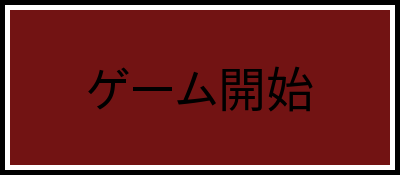
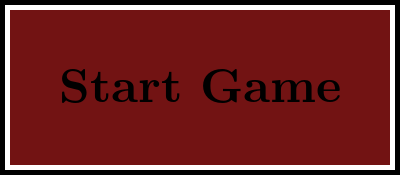
Layers edited between the first and the second (400, 175) image:
renamed "ゲーム開始" to "Start Game", painted on it over [62, 66, 340, 112]
